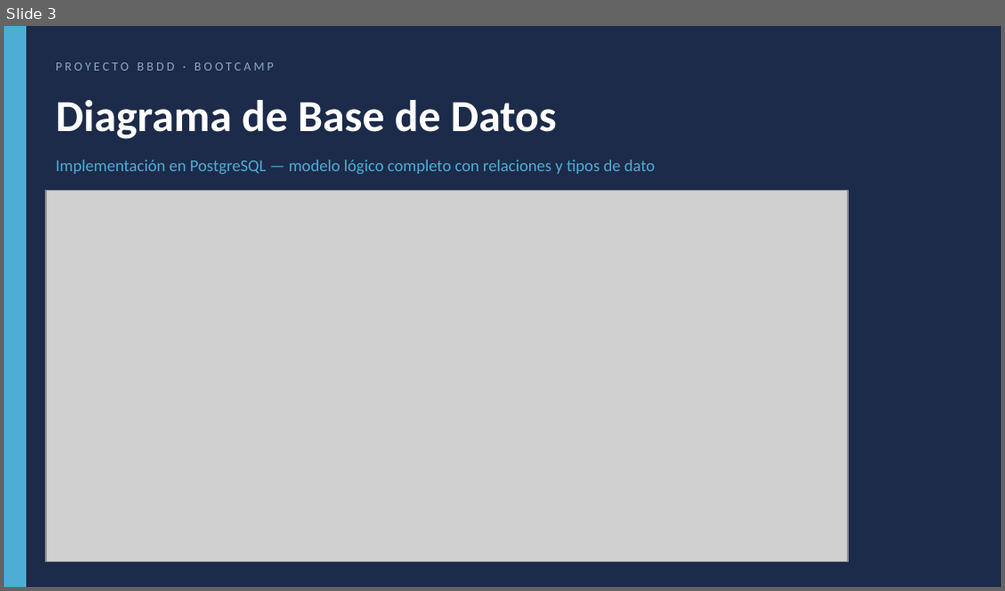
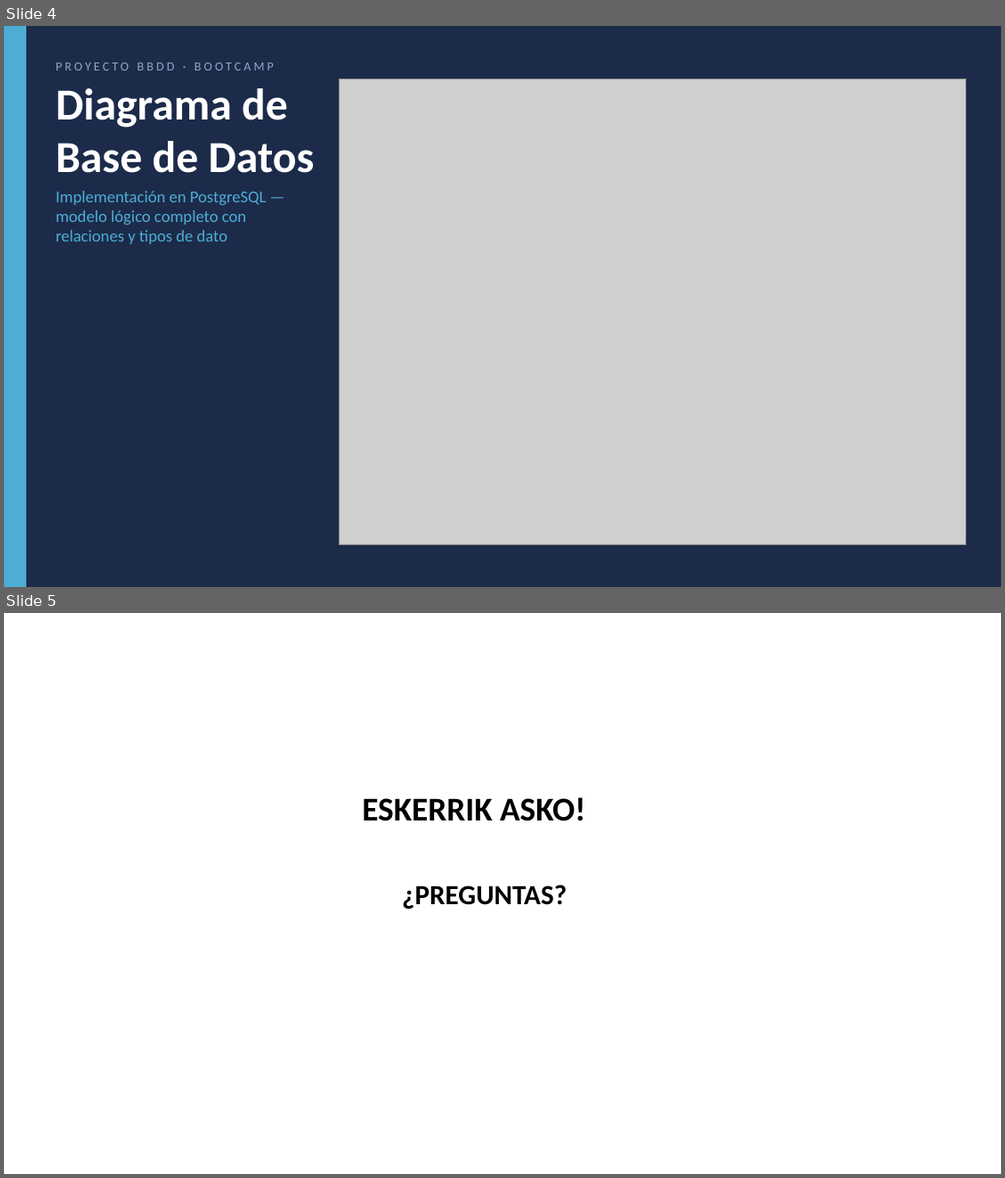
Before and after one commit to RobertoCantero82/base_datos_relacional_escuela, a slide deck: presentacion/proyecto_bbdd.pptx. Shown one above the other, each under a label of ours: slide 3 before the commit, slides 4 and 5 after it. The pictures are 1005x591 and 1005x1178 pixels, drawn with LibreOffice and Linux fonts; fonts in the diff are those of the drawing; grey boxes stand for pictures. Boxes give left, top, right and bottom in pixels: in the first picture for what was removed or moved away, otherwise in the second. Text is boxed around its words. In the diff, an @@ line names an element or a change of style, - is before the commit and + after.

```diff
--- a/presentacion/proyecto_bbdd.pptx
+++ b/presentacion/proyecto_bbdd.pptx
@@ slide 5 added at (4,613,1001,1174), background #FFFFFF @@
@@ text added at (362,797,585,821), 24 pt, text #000000, bold @@
+ESKERRIK ASKO!
@@ text added at (402,884,566,908), 20 pt, text #000000, bold @@
+¿PREGUNTAS?
@@ what was slide 3 is now slide 4 @@
@@ slide 4 changed as well @@
@@ text "Diagrama de Base de Datos" rewrapped from (56,100,557,139) to (56,88,315,173) @@
@@ picture added at (339,79,966,546) @@
@@ text "Implementación en PostgreSQL — modelo ..." rewrapped from (56,160,655,174) to (56,191,267,244) @@
@@ picture removed at (46,191,848,561) @@
```
Also in this commit, not shown: 2 other slides changed, 1 other slide added.
